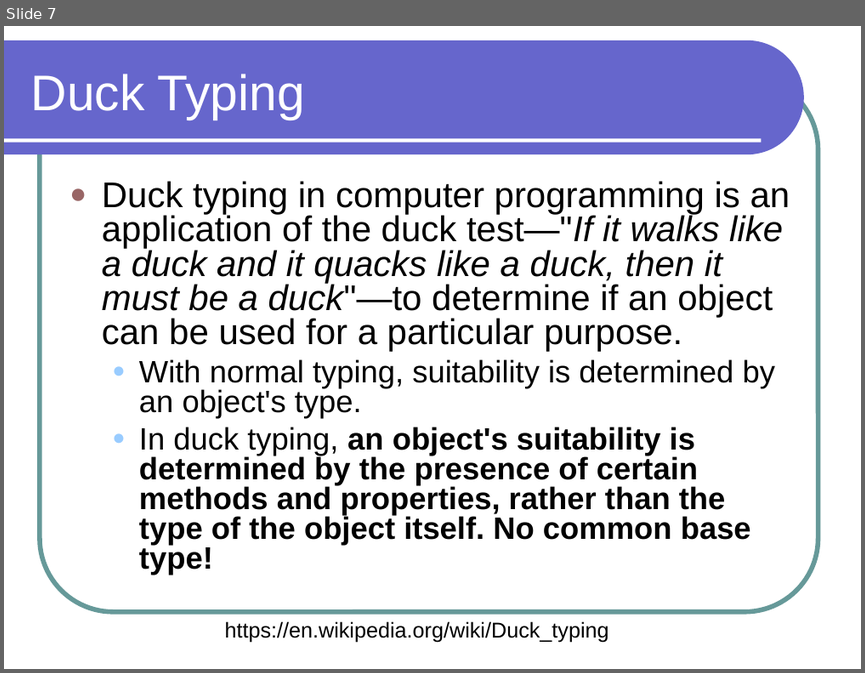
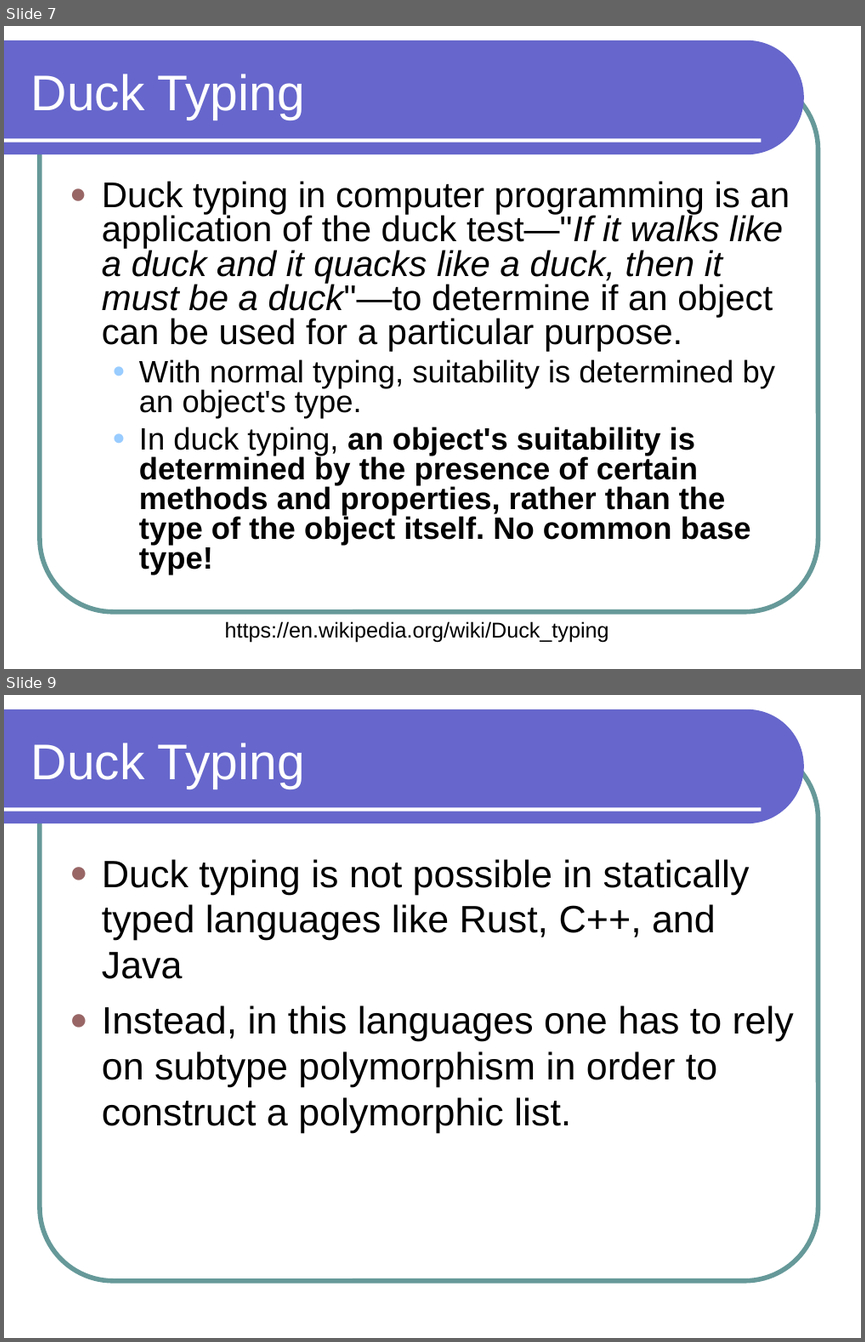
Before and after one commit to lutzhamel/CSC301, a slide deck: notes/csc301-ln019.ppt. Shown one above the other, each under a label of ours: slide 7 before the commit, slides 7 and 9 after it; the slides between them are not shown. The pictures are 865x673 and 865x1342 pixels, drawn with LibreOffice and Linux fonts; fonts in the diff are those of the drawing. Boxes give left, top, right and bottom in pixels: in the first picture for what was removed or moved away, otherwise in the second. Text is boxed around its words. In the diff, an @@ line names an element or a change of style, - is before the commit and + after.

```diff
--- a/notes/csc301-ln019.ppt
+++ b/notes/csc301-ln019.ppt
@@ slide 9 added at box(4, 695, 861, 1338), background #FFFFFF; not listed: 3 template elements that a slide beside it also shows @@
@@ title added at box(31, 743, 305, 789), 42 pt, text #FFFFFF @@
+Duck Typing
@@ text added at box(102, 859, 794, 1133), 32 pt, text #000000 @@
+● Duck typing is not possible in statically typed languages like Rust, C++, and Java
+● Instead, in this languages one has to rely on subtype polymorphism in order to construct a polymorphic list.
```
Also in this commit, not shown: 1 slide changed, 1 other slide added, 2 other files.
